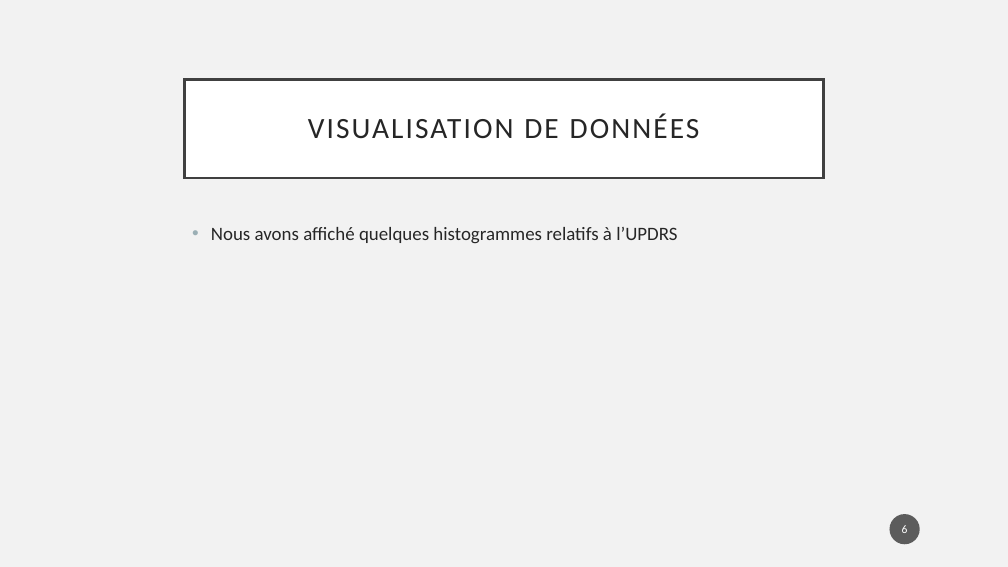
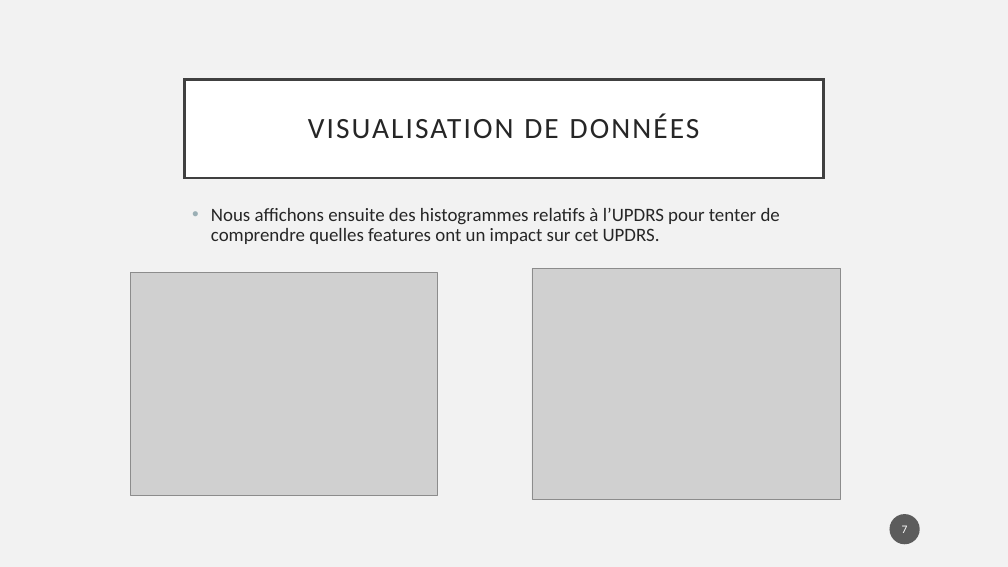
Before and after one commit to cjacques4/Parkinson-Speech-Dataset-with-Multiple-Types-of-Sound-Recordings, a slide deck: slide 7 of Présentation.pptx (slide 6 before the commit). Drawn at 1008x567 pixels with LibreOffice and Linux fonts; fonts in the diff are those of the drawing; grey boxes stand for pictures. Boxes give left, top, right and bottom in pixels: in the first picture for what was removed or moved away, otherwise in the second. Text is boxed around its words. In the diff, an @@ line names an element or a change of style, - is before the commit and + after.

```diff
--- a/Présentation.pptx
+++ b/Présentation.pptx
@@ text at bbox=[211, 208, 780, 244]: text changed @@
-• Nous avons affiché quelques histogrammes relatifs à l’UPDRS
+• Nous affichons ensuite des histogrammes relatifs à l’UPDRS pour tenter de comprendre quelles features ont un impact sur cet UPDRS.
@@ picture added at bbox=[532, 268, 840, 499] @@
@@ picture added at bbox=[130, 272, 437, 495] @@
@@ page number at bbox=[902, 525, 908, 533]: text changed @@
-6
+7
```
Also in this commit, not shown: 3 other slides changed, 1 slide added.
